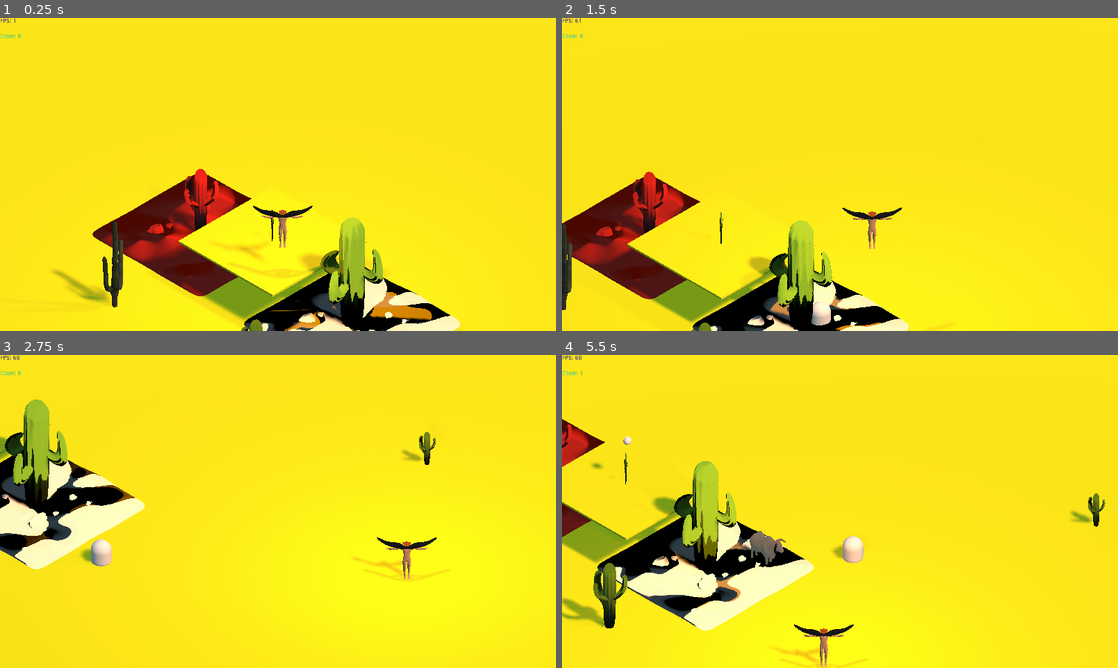
Above: before the commit, frames 1-4 (two rows, left to right).
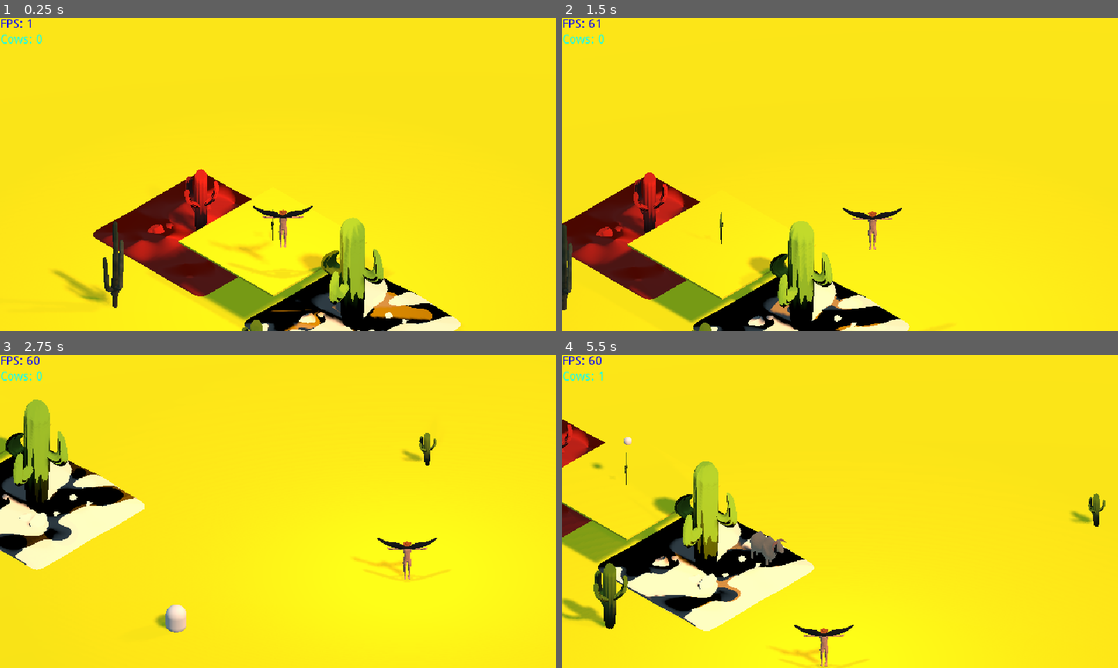
Above: after the commit, the same moments.

Repository: Wharfiggle/GRAZER
Game: Godot game, scene res://Levels/Level.tscn
The game is run twice, just before and just after one commit, with the same random seed, the same clock (stepped at 60 frames per second) and the same inputs.
Inputs:
- Up to frame 1 (0.25 s): no input
- Up to frame 2 (1.5 s): hold Right (ui_right) 0.53-1.28 s; tap Q (Follow Wait) at 0.6 s; tap Space (jump) at 0.77 s; hold Down (ui_down) from 1.28 s (still down); tap O (cowParty) at 1.35 s
- Up to frame 3 (2.75 s): tap Space (jump) at 1.52 s; release Down (ui_down) at 2.03 s; hold Right (ui_right) from 2.03 s (still down); hold Shift (dodge) from 2.03 s (still down)
- Up to frame 4 (5.5 s): release Right (ui_right) at 2.78 s; release Shift (dodge) at 2.78 s; hold Up (ui_up) 2.78-3.53 s; tap 9 (shoot) at 2.85 s; tap Space (jump) at 3.02, 3.77, 4.52 s; hold Left (ui_left) 3.53-5.03 s; tap Q (Follow Wait) at 3.6 s; tap 1 (debug1) at 4.15 s; tap O (cowParty) at 4.35 s; tap 2 (debug2) at 4.9 s; hold Down (ui_down) from 5.03 s (still down); hold Shift (dodge) from 5.03 s (still down)

The runs differ from the first frame. In frame 1, 1.0% of the frame differs, in the area x 0-83%, y 0-100%; in frame 2, 1.1%; in frame 3, 1.4%, in the area x 0-79%, y 0-89%; in frame 4, 1.4%.
Error in both runs: Attempt to call function 'get_overlapping_bodies' in base 'null instance' on a null instance. (res://Scripts/Ball.gd:107)

Commit message:
Adding enemy behavior
Fleeing and maintaining pursuit distance

Diff:
--- /dev/null
+++ b/Grazer/Herd.gd
@@ -0,0 +1,118 @@
+extends Spatial
+
+# Declare member variables here.
+export (NodePath) var playerNodePath = NodePath("/root/Level/Ball")
+export (NodePath) var cowCounterNodePath = NodePath("/root/Level/Cow Counter")
+onready var player = get_node(playerNodePath)
+onready var cowCounter = get_node(cowCounterNodePath)
+var cowPrefab = preload("res://Prefabs/Cow.tscn")
+var cows = []
+var numCows = 0
+var follow = true
+var huddle = []
+var numHuddle = 0
+var canHuddle = true
+var followingHerd = false
+
+# Called when the node enters the scene tree for the first time.
+func _ready():
+	if(player == null):
+		print("Herd.gd: error getting player node")
+		player = get_node(playerNodePath)
+		if(player == null):
+			print("Herd.gd: yup still broken")
+	if(cowCounter == null):
+		print("Herd.gd: error getting counter node")
+
+func _physics_process(delta):
+	if(numHuddle == 0):
+		for i in cows:
+			i.target = getTarget()
+			i.followingHerd = followingHerd
+	else:
+		for i in huddle:
+			i.target = Vector2(player.translation.x, player.translation.z)
+			i.followingHerd = false
+
+func follow():
+	follow = !follow
+	for i in cows:
+		i.follow = follow
+
+func getCow(index) -> Node:
+	return cows[index]
+
+func getCows() -> Array:
+	return cows
+
+func addCow(cow):
+	cows.append(cow)
+	numCows += 1
+	add_child(cow)
+	cow.follow = follow
+	cow.target = getTarget()
+	cow.followingHerd = followingHerd
+	cow.herd = self
+
+func removeCow(cow):
+	cows.erase(cow)
+	numCows -= 1
+	remove_child(cow)
+	get_node(NodePath("/root/Level")).add_child(cow)
+	cow.follow = false
+	cow.target = null
+	cow.followingHerd = false
+
+func spawnCow() -> Node:
+	var cow = cowPrefab.instance()
+	cow.translation = Vector3(0, 10, 0)
+	addCow(cow)
+	cowCounter.updateCowNum(numCows)
+	return cow
+
+func getTarget() -> Vector2:
+	if(numHuddle == 0):
+		followingHerd = false
+		return Vector2(player.translation.x, player.translation.z)
+	else:
+		var loc = Vector2(player.translation.x, player.translation.z)
+		for i in huddle:
+			loc += Vector2(i.translation.x, i.translation.z)
+		loc /= numHuddle + 1
+		followingHerd = true
+		return loc
+
+func addHuddler(huddler):
+	huddle.append(huddler)
+	numHuddle += 1
+	huddler.target = Vector2(player.translation.x, player.translation.z)
+	huddler.followingHerd = false
+	var target = getTarget()
+	for i in cows:
+		if(i.huddling == false):
+			i.target = target
+			i.followingHerd = followingHerd
+
+func removeHuddler(huddler):
+	huddle.erase(huddler)
+	numHuddle -= 1
+	huddler.target = getTarget()
+	huddler.followingHerd = followingHerd
+
+func clearHuddle():
+	numHuddle = 0
+	for i in huddle:
+		i.huddling = false
+		i.target = getTarget()
+		i.followingHerd = followingHerd
+	huddle.clear()
+
+func findHerdCenter() -> Vector3:
+	var loc = Vector3(0,0,0)
+	if(numCows > 0):
+		for i in cows:
+			loc += i.transform.origin
+		loc /= numCows
+	else:
+		loc = Vector3(0, 10, 0)
+	return loc
--- a/Grazer/Prefabs/Enemy.tscn
+++ b/Grazer/Prefabs/Enemy.tscn
@@ -15,6 +15,7 @@
 mesh = SubResource( 15 )
 
 [node name="Timer" type="Timer" parent="."]
+wait_time = 0.25
 autostart = true
 
 [connection signal="timeout" from="Timer" to="." method="_on_Timer_timeout"]
--- a/Grazer/Scripts/Enemy.gd
+++ b/Grazer/Scripts/Enemy.gd
@@ -1,23 +1,23 @@
 extends KinematicBody
 
 export (NodePath) var targetNodePath = "../Ball"
-export (float) var circleSpeed = 3
-export (float) var lookSpeed = 1
 export (float) var followDistance = 10
-export (float) var radius = 30
-export (float) var d = 0 #counter for _process
-var target
+var targetPos = Vector3(0,0,0)
+var player
 var velocity = Vector3(0, 0, 0)
 
+var maxHealth = 10.0
+var health = maxHealth
 
 var path = []
 var pathNode = 0
-var speed = 20
+var baseSpeed = 3
+var speed = 1.0
 #onready var nav = get_parent()
 onready var nav = get_node("/root/Level/Navigation")
 
 var currentMode = "pursuit"
-var marauderType #thief or gunman
+var marauderType = "gunman" #thief or gunman
 
 var rng = RandomNumberGenerator.new()
 onready var herd = get_node(NodePath("/root/Level/Herd"))
@@ -26,7 +26,7 @@
 
 # Called when the node enters the scene tree for the first time.
 func _ready():
-	target = get_node(targetNodePath)
+	player = get_node(targetNodePath)
 
 # Called every frame. 'delta' is the elapsed time since the previous frame.
 #func _process(delta):
@@ -34,8 +34,18 @@
 
 #Called at set time intervals, delta is time elapsed since last call
 func _physics_process(delta):
-	#TODO call the respective path setting function depending on
-	#what mode the marauder is in currently.
+
+	if(Input.is_action_just_pressed("Debug4")):
+		if(currentMode == "idle"):
+			currentMode = "pursuit"
+		elif(currentMode == "pursuit"):
+			currentMode = "flee"
+		elif(currentMode == "flee"):
+			currentMode = "idle"
+
+
+
+
 	match[currentMode]: #Essentially a switch statement
 		["idle"]:
 			[idle()]
@@ -48,9 +58,12 @@
 		["flee"]:
 			[flee()]
 
-	if(Input.is_action_just_pressed("debug2")):
-		moveTo(target.global_transform.origin)
-		#nav.bake_navigation_region()
+	if(pathNode < path.size()):
+		var direction = (path[pathNode] - global_transform.origin)
+		if(direction.length() < 1):
+			pathNode += 1
+		else:
+			move_and_slide(direction.normalized() * baseSpeed * speed, Vector3.UP)
 
 	#Basic cow dragging test
 	#drag a random cow
@@ -96,18 +109,33 @@
 	#Marauder runs directly at cowboy.
 	#Once close enough,
 	#If marauderType is gunman, they attempt to shoot the cowboy.
-	print("Pursuit mode")
-	target = get_node(targetNodePath)
+	targetPos = player.global_transform.origin
 
-	if(pathNode < path.size()):
-		var direction = (path[pathNode] - global_transform.origin)
-		if(direction.length() < 1):
-			pathNode += 1
-		else:
-			move_and_slide(direction.normalized() * speed, Vector3.UP)
+	var spacing = global_transform.origin.distance_to(player.global_transform.origin)
+	if(spacing < followDistance + 3 and spacing > followDistance):
+		#Slowing down when getting close
+		if(speed > 0):
+			speed = (spacing - followDistance) / 3.0
+	elif(spacing < followDistance and spacing > followDistance / 2.0):
+		#Backing up
+		print("Too close")
+		if(speed < 1):
+			speed *= followDistance / spacing
+		if(speed > 1):
+			speed = 1
 
+		var fleeVector = Vector3(0,0,0)
+		fleeVector = global_transform.origin - player.global_transform.origin
+		fleeVector.y = 0
+		fleeVector = fleeVector.normalized()
+		targetPos = global_transform.origin + fleeVector * 5
 
+	elif(spacing < followDistance / 2.0):
+		print("Panic!")
+		currentMode = "flee"
 
+	elif(speed < 1):
+		speed = 1
 
 
 func cowPursuit():
@@ -120,7 +148,23 @@
 	#Marauder runs away from cowboy towards offscreen until it despawns.
 	#If is currently lassoed to a cow, move speed is slowed.
 	#If health gets too low, sever lasso and attempt to escape.
-	print("Flee mode")
+	var spacing = global_transform.origin.distance_to(player.global_transform.origin)
+
+	#TODO change both to currentMode == "circle"
+	if(spacing > 3 * followDistance && health > 0.3 * maxHealth):
+		if(marauderType == "gunman"):
+			currentMode = "pursuit"
+			#currentMode = "circle"
+		elif(marauderType == "thief"):
+			currentMode = "idle"
+			#currentMode = "circle"
+
+	speed = 1.5
+	var fleeVector = Vector3(0,0,0)
+	fleeVector = global_transform.origin - player.global_transform.origin
+	fleeVector.y = 0
+	fleeVector = fleeVector.normalized()
+	targetPos = global_transform.origin + fleeVector * 5
 
 
 #navigation function
@@ -129,4 +173,4 @@
 	pathNode = 0
 
 func _on_Timer_timeout():
-	moveTo(target.global_transform.origin)
+	moveTo(targetPos)
--- a/Grazer/project.godot
+++ b/Grazer/project.godot
@@ -36,6 +36,7 @@
 window/vsync/use_vsync=false
 window/stretch/mode="viewport"
 window/stretch/aspect="keep"
+window/stretch/shrink=2.0
 
 [gui]
 
@@ -58,6 +59,16 @@
 "events": [ Object(InputEventKey,"resource_local_to_scene":false,"resource_name":"","device":0,"alt":false,"shift":false,"control":false,"meta":false,"command":false,"pressed":false,"scancode":50,"physical_scancode":0,"unicode":0,"echo":false,"script":null)
  ]
 }
+debug3={
+"deadzone": 0.5,
+"events": [ Object(InputEventKey,"resource_local_to_scene":false,"resource_name":"","device":0,"alt":false,"shift":false,"control":false,"meta":false,"command":false,"pressed":false,"scancode":51,"physical_scancode":0,"unicode":0,"echo":false,"script":null)
+ ]
+}
+Debug4={
+"deadzone": 0.5,
+"events": [ Object(InputEventKey,"resource_local_to_scene":false,"resource_name":"","device":0,"alt":false,"shift":false,"control":false,"meta":false,"command":false,"pressed":false,"scancode":52,"physical_scancode":0,"unicode":0,"echo":false,"script":null)
+ ]
+}
 cowParty={
 "deadzone": 0.5,
 "events": [ Object(InputEventKey,"resource_local_to_scene":false,"resource_name":"","device":0,"alt":false,"shift":false,"control":false,"meta":false,"command":false,"pressed":false,"scancode":79,"physical_scancode":0,"unicode":0,"echo":false,"script":null)
@@ -71,11 +82,6 @@
 dodge={
 "deadzone": 0.5,
 "events": [ Object(InputEventKey,"resource_local_to_scene":false,"resource_name":"","device":0,"alt":false,"shift":false,"control":false,"meta":false,"command":false,"pressed":false,"scancode":16777237,"physical_scancode":0,"unicode":0,"echo":false,"script":null)
- ]
-}
-debug3={
-"deadzone": 0.5,
-"events": [ Object(InputEventKey,"resource_local_to_scene":false,"resource_name":"","device":0,"alt":false,"shift":false,"control":false,"meta":false,"command":false,"pressed":false,"scancode":51,"physical_scancode":0,"unicode":0,"echo":false,"script":null)
  ]
 }
 "Follow Wait"={
